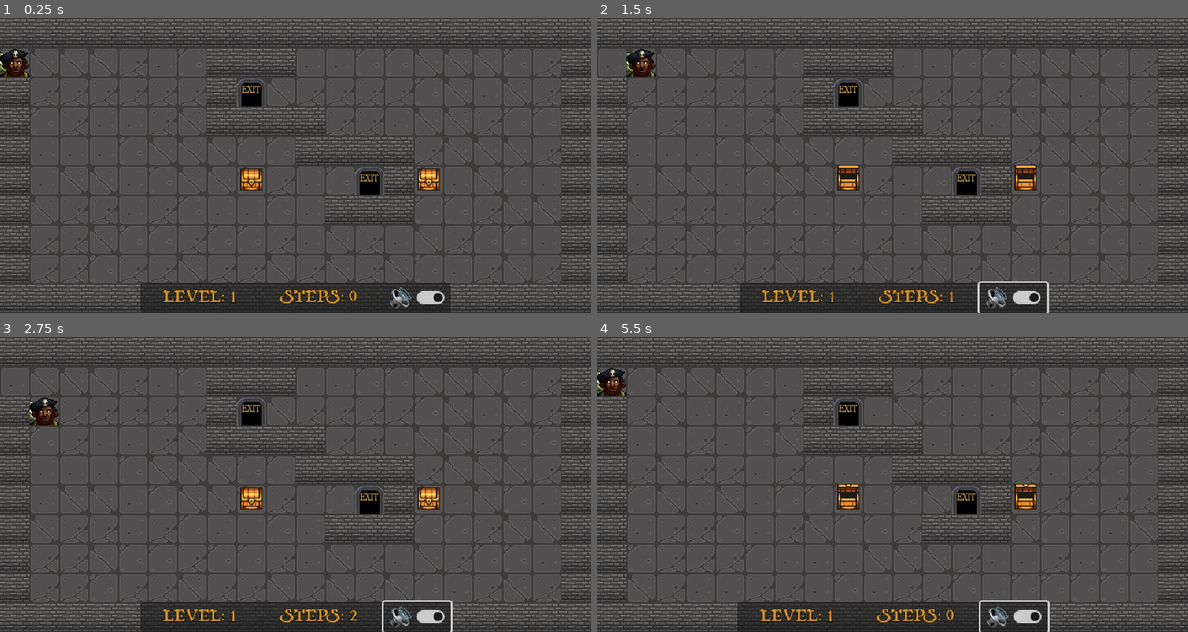
Above: before the commit, frames 1-4 (two rows, left to right).
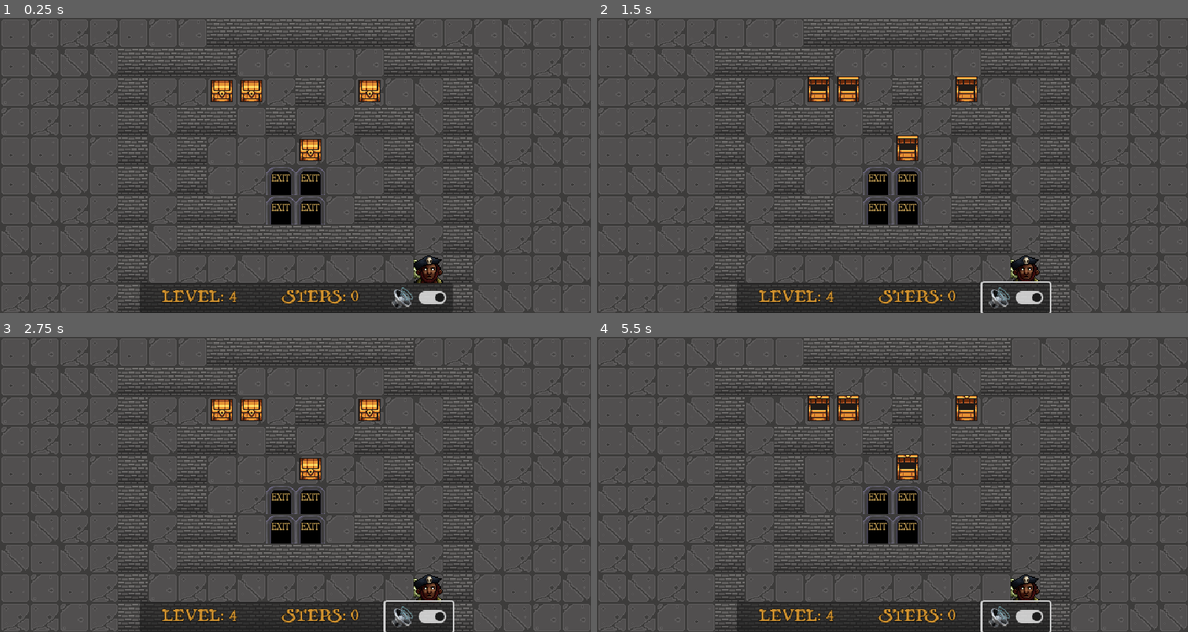
Above: after the commit, the same moments.

Repository: rdoetjes/pirateban
Game: Godot game, scene res://Game.tscn
Same seed, same stepped clock (60 frames per second), same inputs: the game is played once before the commit and once after it.
Inputs (mouse positions are in pixels of both pictures, inside the frame that each line leads up to):
- Up to frame 1 (0.25 s): no input
- Up to frame 2 (1.5 s): click (1016, 298) at 0.5 s; tap Enter at 1.25 s; hold Right (ui_right) from 1.28 s (still down)
- Up to frame 3 (2.75 s): release Right (ui_right) at 2.03 s; hold Down (ui_down) from 2.03 s (still down)
- Up to frame 4 (5.5 s): tap R (restart) every 0.75 s from 2.75 to 5 s; release Down (ui_down) at 2.78 s; hold Right (ui_right) 2.78-3.53 s; hold Up (ui_up) 3.53-4.28 s; hold Left (ui_left) from 4.28 s (still down)

The runs differ from the first frame. In frame 1, 19% of the frame differs, in the area x 0-100%, y 0-100%; in frame 2, 20%; in frame 3, 19%; in frame 4, 20%.

Commit message:
fixed collision ug in double and level5

Diff:
--- a/Door.tscn
+++ b/Door.tscn
@@ -4,7 +4,7 @@
 [ext_resource type="Script" path="res://Door.gd" id="1_f222p"]
 
 [sub_resource type="RectangleShape2D" id="RectangleShape2D_dvofe"]
-size = Vector2(30, 30)
+size = Vector2(30, 29)
 
 [sub_resource type="AtlasTexture" id="AtlasTexture_wpe3s"]
 atlas = ExtResource("1_b2buv")
@@ -25,6 +25,7 @@
 script = ExtResource("1_f222p")
 
 [node name="CollisionShape2D" type="CollisionShape2D" parent="."]
+position = Vector2(0, -0.5)
 shape = SubResource("RectangleShape2D_dvofe")
 
 [node name="AnimatedSprite2D" type="AnimatedSprite2D" parent="."]
--- a/Game.gd
+++ b/Game.gd
@@ -2,7 +2,7 @@
 
 const cell_size: int = 32
 const half_cell_size: int = cell_size >> 1 #we don't need to set Project->GDScript->Integer Division Warnings to Ignore
-static var level: int = 1
+static var level: int = 5
 static var steps: int = 0
 static var PlayField: TileMap
 static var Player: CharacterBody2D
